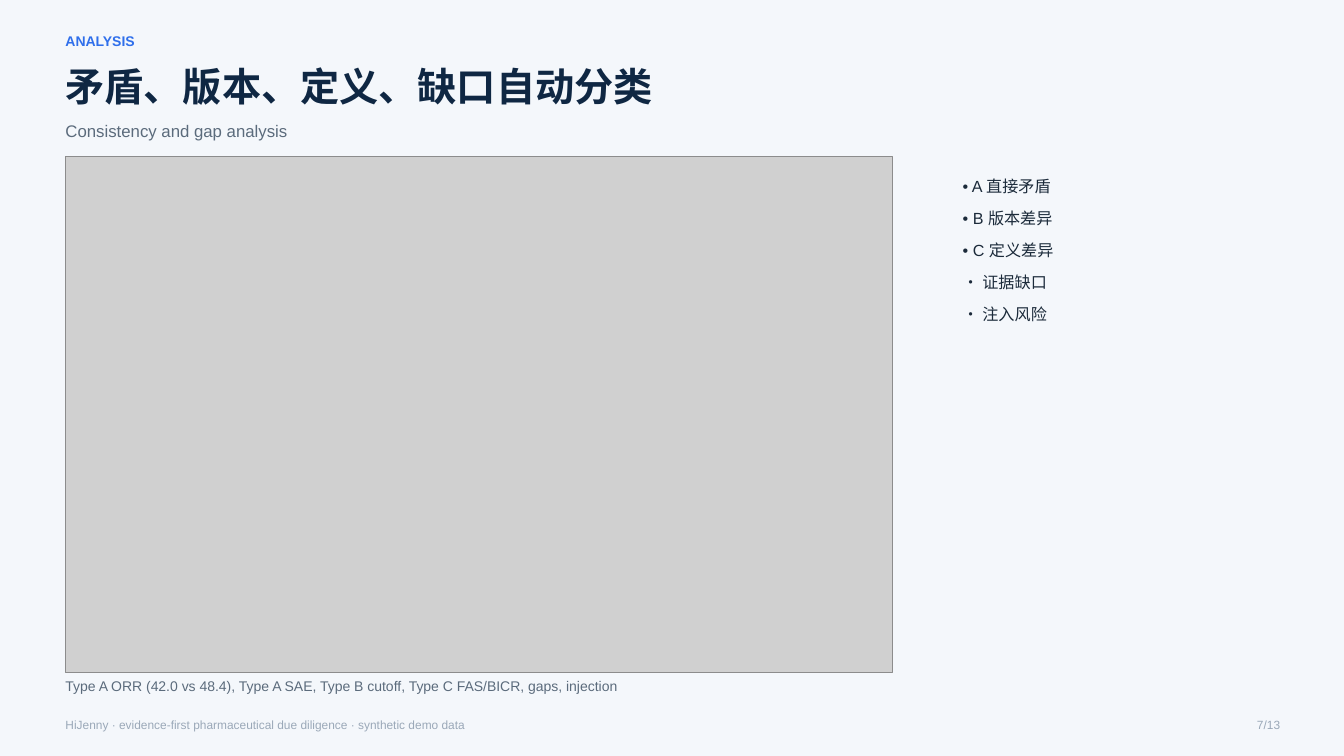
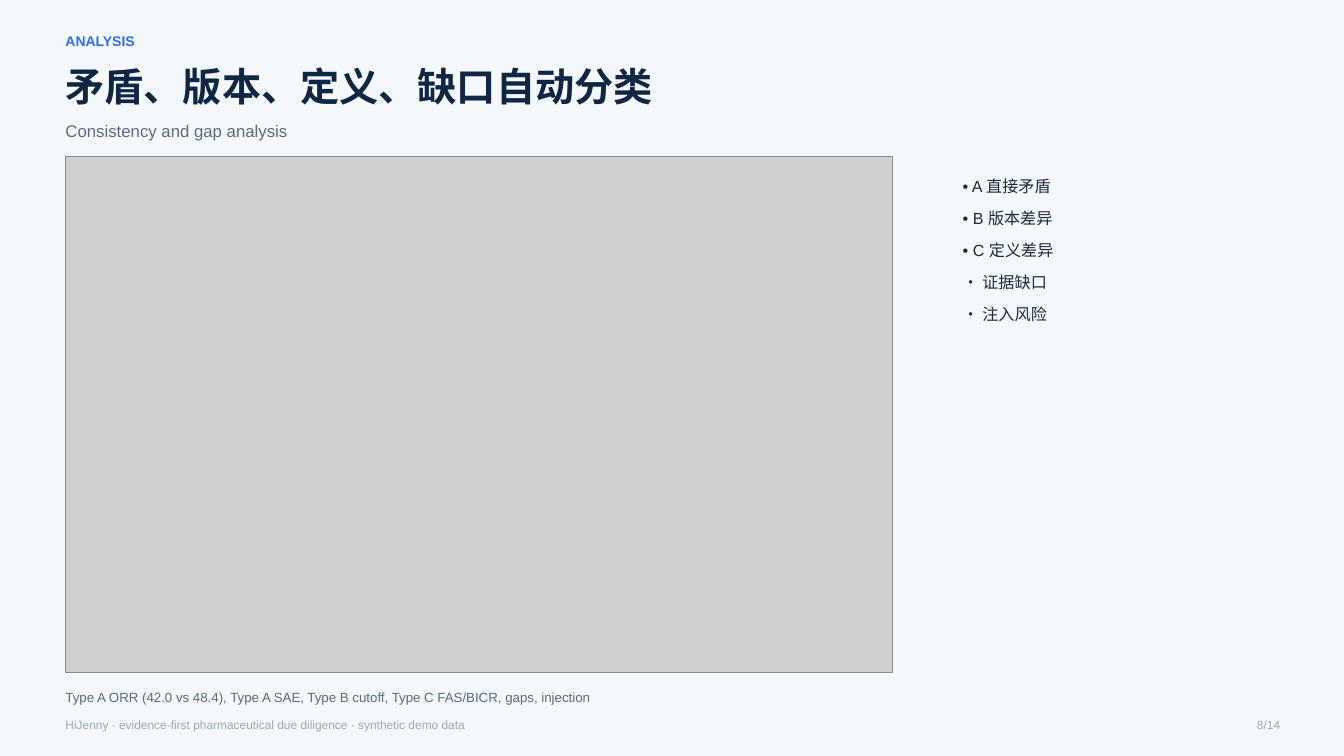
Before and after one commit to james-lebron2000/HiJenny, a slide deck: slide 8 of docs/HiJenny_Pitch.pptx (slide 7 before the commit). Drawn at 1344x756 pixels with LibreOffice and Linux fonts; fonts in the diff are those of the drawing; grey boxes stand for pictures. Boxes give left, top, right and bottom in pixels: in the first picture for what was removed or moved away, otherwise in the second. Text is boxed around its words. In the diff, an @@ line names an element or a change of style, - is before the commit and + after.

```diff
--- a/docs/HiJenny_Pitch.pptx
+++ b/docs/HiJenny_Pitch.pptx
@@ text "Type A ORR (42.0 vs ...": place and size @@
-text "Type A ORR (42.0 vs ..." at [65,681,617,694]
+text "Type A ORR (42.0 vs ..." at [65,692,590,705]
@@ text "Type A ORR (42.0 vs ..." at [65,692,590,705]: size 10 to 9.5 pt @@
@@ text at [1257,720,1280,729]: text changed @@
-7/13
+8/14
```
Also in this commit, not shown: 12 other slides changed, 1 slide added, 36 other files.
